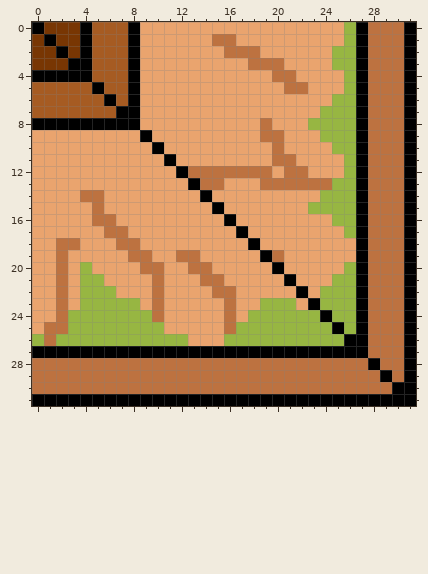
Edited in one commit: pixel-art sprite (assets/wall_house0_bottomright_cornerpiece.png). The first picture shows the starting point.
The file is 32x32 pixels. Colours within 5 levels of each other are drawn and written as one.
The same view after the edit:
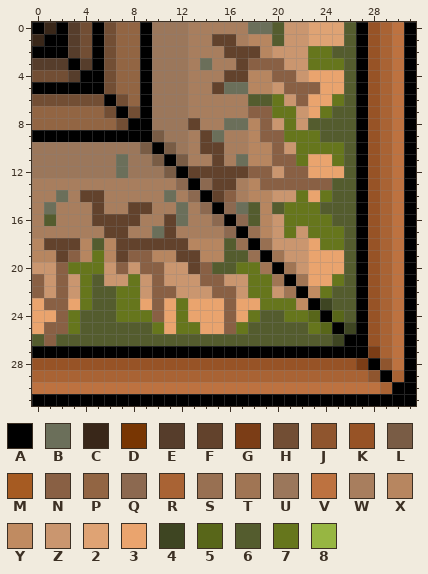
Palette (. is transparent): A #000000  B #6b6f5a  C #392719  D #783603  E #563d2b  F #62422c  G #7b3d16  H #724e34  J #8f552e  K #975326  L #795c45  M #a65b22  N #896044  P #926543  Q #8c6950  R #a96334  S #987052  T #a07554  U #9b775b  V #bd7240  W #a87e5e  X #b78660  Y #c08b61  Z #ca966f  2 #dfa374  3 #eaa46e  4 #3e4522  5 #586619  6 #545c2e  7 #66761c  8 #97b642
The edit:
Changed rows in their new state; - is an unchanged pixel.
first column x 0:
 0 -CAEHAHPPAUUUWWWWWBB6ZZ2226-KR-
 1 C-AEHAHPPAUUUWWFFWXX6ZZ2226-KR-
 2 AA-EHAHPPAUUUWWWFFFXZZZ7766-KR-
 3 EEE-EAHPPAUUUWBWWFNNNZZ7776-KR-
 4 HHHE-AHPPAUUUWWWFFXXNNZ---6-KR-
 5 AAAAA-HPPAUUUWWFBBXXZNNN--6-KR-
 6 HHHHHH-HPAUUUWWWWW667ZN--76-KR-
 7 PPPPPPH-HAUUUWWWWWNN77Z-766-KR-
 8 PPPPPPPH-AUUUFWWBBXNZ7Z6666-KR-
 9 AAAAAAAAA-LUUWFBWWXNN777666-KR-
10 UUUUUUUUUL-LUWFFWWXXNZ77776-KR-
11 UUUUUUUBUUL-LWWFWBXXNN7--76-KR-
12 UUUUUUUBUUUL-FFFFFNNZNN---6-KR-
13 WWWWWWWWWWWWQ-QFFWXNNNNNN66-KR-
14 WWBWFFWWWWWBWQ-FNWXXZZ7-766-KR-
15 WBWWWFWWFFWWBWQ-QB6X6777666-KR-
16 W6WWWFFFFWWFBWWQ-Q6XZ777766-KR-
17 WWWWWWFFWWBFWWWWQ-SXZ7Z7776-KR-
18 XFFFX6XFFFFFFXXX6S-SZZZ-776-KR-
19 XXFNX7XFNNXXFFXX66S-TZZ---6-KR-
20 ZZN777ZNZNNZZFN6677T-TZ---6-KR-
21 NZNZ76ZZ7ZNZZZNNZZ77T-T--76-KR-
22 NZNZ76677ZNNZZZNNZ77ZT-Y766-KR-
23 -NN-76677-N-7---N--777Y-466-KR-
24 --N7666777N-7---N-766775-56-KR-
25 -NN76666667-77--N76666675-4-KR-
26 6N666666666666666666666664--KR-
27 ----------------------------GR-
28 KKKKKKKKKKKKKKKKKKKKKKKKKKKG-J-
29 RRRRRRRRRRRRRRRRRRRRRRRRRRRRJ-R
30 -----------------------------R-
Changed places in both pictures, as pixel boxes (x1, y1, x2, y2):
changed: (32, 22, 404, 394)
